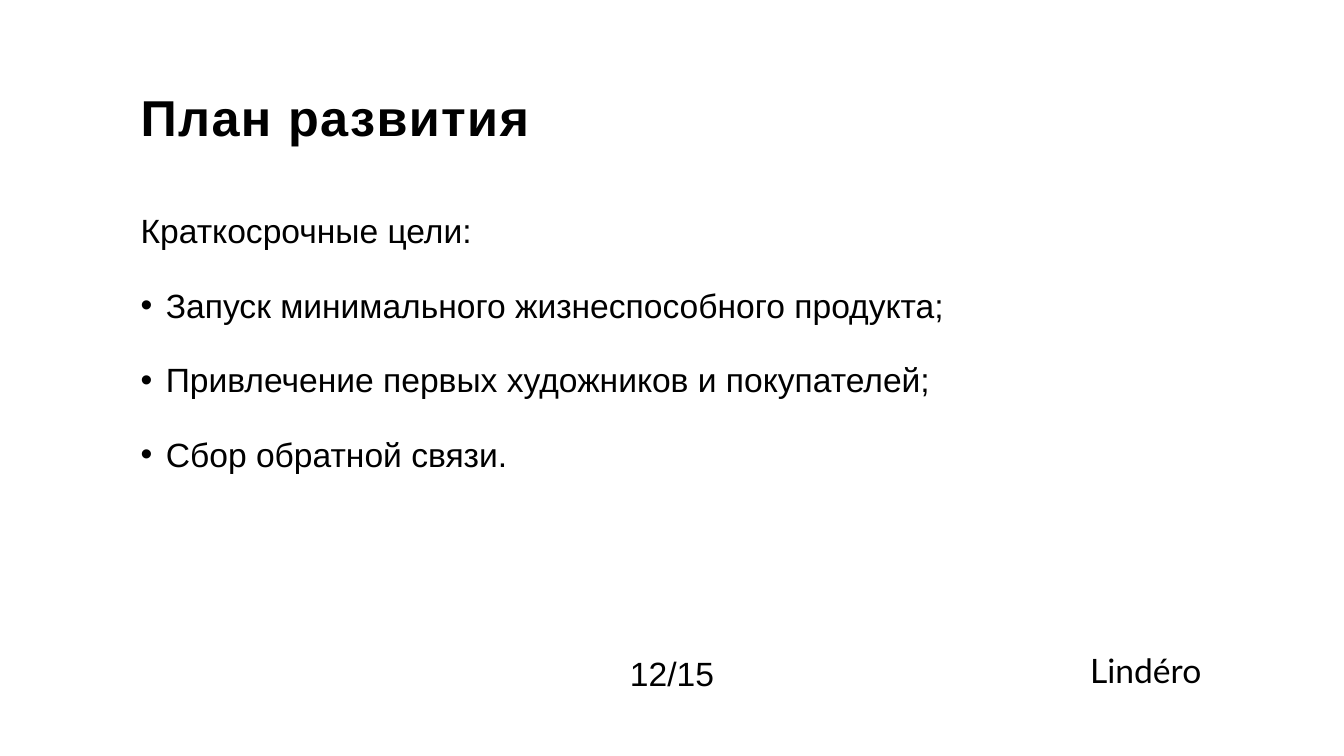
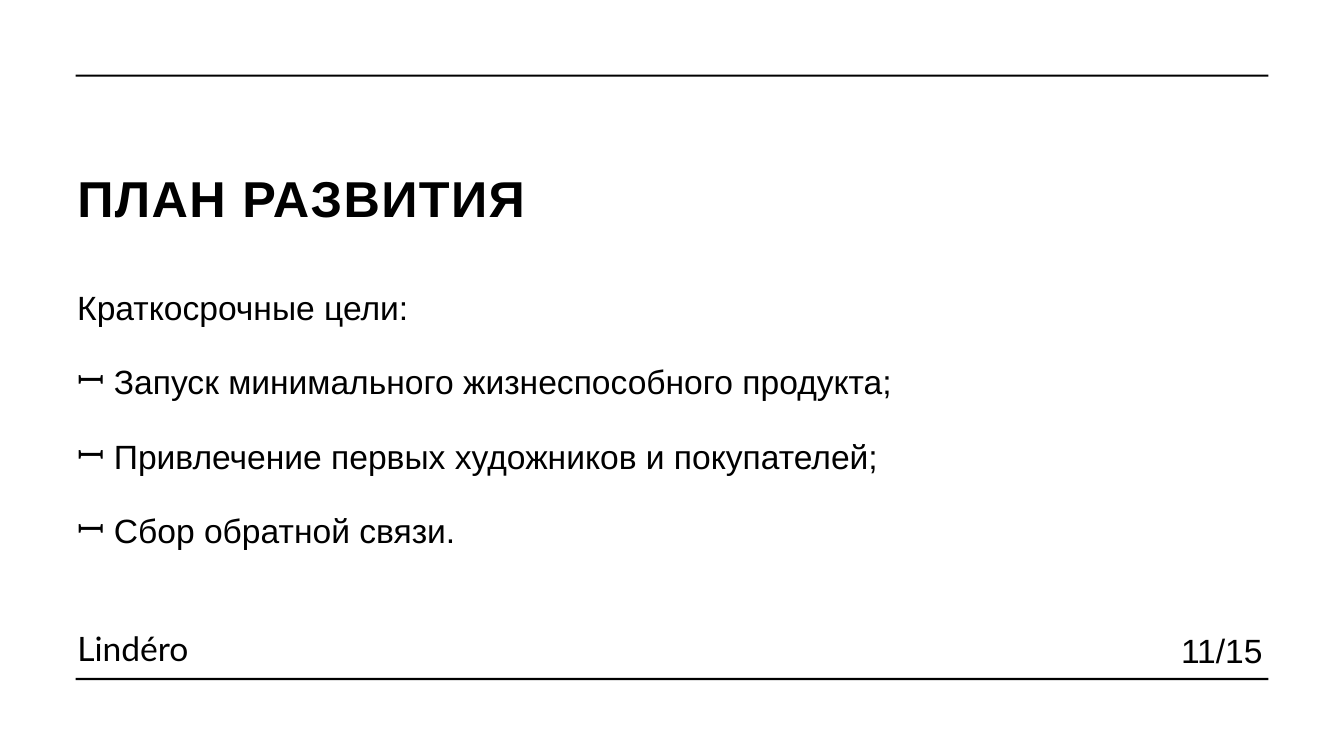
Before and after one commit to raiden-20/online_gallery, a slide deck: slide 11 of Документация/Презентация/Презентация.pptx (slide 12 before the commit). Drawn at 1344x756 pixels with LibreOffice and Linux fonts; fonts in the diff are those of the drawing. Boxes give left, top, right and bottom in pixels: in the first picture for what was removed or moved away, otherwise in the second. Text is boxed around its words. In the diff, an @@ line names an element or a change of style, - is before the commit and + after.

```diff
--- a/Документация/Презентация/Презентация.pptx
+++ b/Документация/Презентация/Презентация.pptx
@@ line added from (76, 76) to (1268, 76), #000000 1.5 pt @@
@@ text at [77, 182, 524, 218]: text changed @@
-План развития
+ПЛАН РАЗВИТИЯ
@@ text "Краткосрочные цели:": place and size @@
-text "Краткосрочные цели:" at [141, 220, 943, 474]
+text "Краткосрочные цели:" at [77, 297, 891, 550]
@@ text at [114, 369, 891, 550]: bullet • to ꟷ @@
@@ text "Lindéro": place and size @@
-text "Lindéro" at [1090, 658, 1201, 684]
+text "Lindéro" at [77, 636, 188, 662]
@@ text added at [1181, 638, 1263, 664], 24 pt, text #000000 @@
+11/15
@@ line added from (76, 680) to (1268, 680), #000000 1.5 pt @@
@@ text removed at [630, 661, 714, 687] @@
-12/15
```
Also in this commit, not shown: 12 other slides changed, 2 slides added, 2 slides removed, 1 other file.
